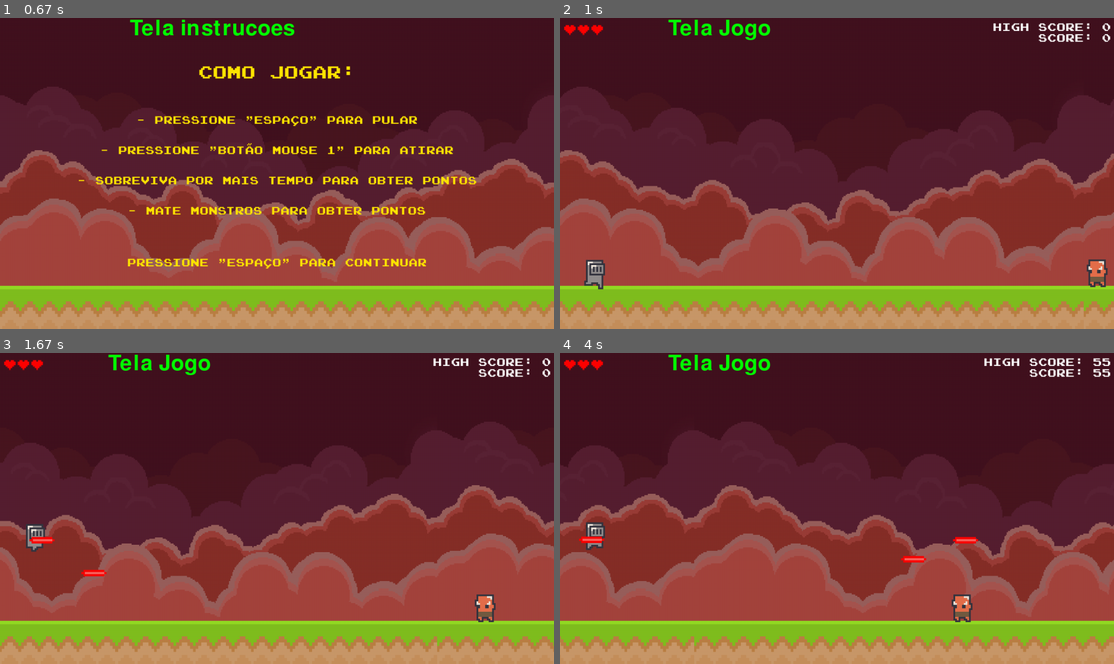
Above: before the commit, frames 1-4 (two rows, left to right).
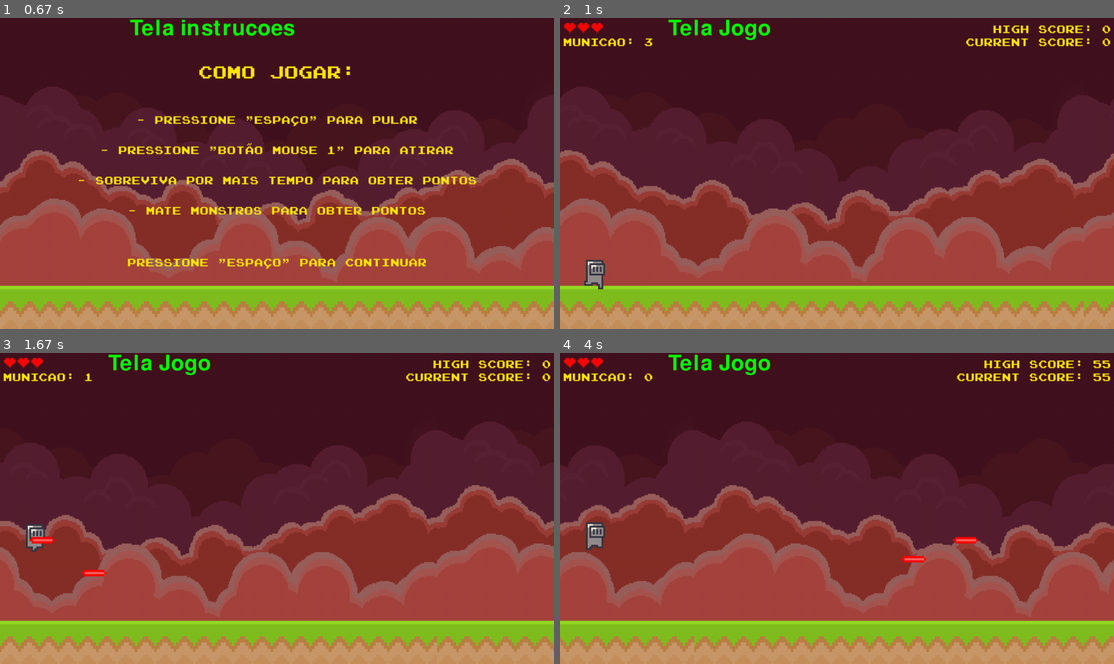
Above: after the commit, the same moments.

Repository: insper-classroom/devlife-23-1-projeto-pygame-henrique-e-guilherme
Game: pygame game, started from jogo/funcoes/jogo.py
Same seed, same stepped clock (60 frames per second), same inputs: the game is played once before the commit and once after it.
Inputs (mouse positions are in pixels of both pictures, inside the frame that each line leads up to):
- Up to frame 1 (0.67 s): tap Space at 0.33 s
- Up to frame 2 (1 s): tap Space at 0.73 s
- Up to frame 3 (1.67 s): tap Space at 1.03 s; click (105, 461) at 1.22 s; click (481, 617) at 1.55 s
- Up to frame 4 (4 s): click (848, 402) at 1.88 s; tap Space at 2.23, 3.07, 3.37 s; click (1008, 502) at 3.95 s

Frame 1 is identical in both runs. In frame 2, 1.5% of the frame differs, in the area x 0-100%, y 1-87%; in frame 3, 1.5%; in frame 4, 1.7%.

Commit message:
municoes limitadas adicionadas

Diff:
--- a/jogo/funcoes/classes.py
+++ b/jogo/funcoes/classes.py
@@ -158,7 +158,6 @@
         self.tiles_chao = 1280 // self.chao.get_width() + 1
 
         self.lista_de_inimigos = []
-        self.spawn_inimigo()
         self.tempo = 0
         self.pode = True
 
@@ -171,9 +170,12 @@
         self.texto_vidas = pygame.transform.scale_by(self.fonte2.render(chr(9829) * self.jogador.vidas, True, (255, 0, 0)), 1.5)
 
         self.pontuacao = 0
-        self.texto_pontuacao = self.fonte2.render('Score: ' + str(self.pontuacao), True, (255, 255, 255))
+        self.texto_pontuacao = self.fonte2.render('Current score: ' + str(self.pontuacao), True, (255, 230, 0))
         self.timer_pontuacao_comeco = 0
-        self.texto_highscore = self.fonte2.render('High score: ' + str(assets['highscore']), True, (255, 255, 255))
+        self.texto_highscore = self.fonte2.render('High score: ' + str(assets['highscore']), True, (255, 230, 0))
+
+        self.timer_recarga_municao_comeco = 0
+        self.texto_municao = self.fonte2.render('Municao: ' + str(self.jogador.municoes), True, (255, 230, 0))
 
 
     def desenha(self):
@@ -194,13 +196,13 @@
         self.tela.blit(self.texto, (250, 0))
 
         #Vidas
-        self.tela.blit(self.texto_vidas, (7, 5))
+        self.tela.blit(self.texto_vidas, (7, 0))
 
         #Score
-        self.tela.blit(self.texto_pontuacao, (1273 - self.texto_pontuacao.get_width(), 30))
+        self.tela.blit(self.texto_pontuacao, (1273 - self.texto_pontuacao.get_width(), 40))
 
         #High score
-        self.tela.blit(self.texto_highscore, (1273 - self.texto_highscore.get_width(), 5))
+        self.tela.blit(self.texto_highscore, (1273 - self.texto_highscore.get_width(), 10))
 
         for inimigo in self.lista_de_inimigos:
             inimigo.update()
@@ -215,6 +217,8 @@
         self.tiros.draw(self.tela)
 
         self.Clock.tick(60) #https://www.pygame.org/docs/ref/time.html#pygame.time.Clock.tick
+
+        self.tela.blit(self.texto_municao, (7, 40))
 
         pygame.display.update()
 
@@ -236,8 +240,11 @@
                 pygame.quit()
                 return False
             if event.type == pygame.MOUSEBUTTONDOWN:
-                self.tiros.add(Tiro(self.jogador.rect.centery))
-                Tiro(self.jogador.rect.centery).som.play()
+                if self.jogador.municoes > 0:
+                    self.tiros.add(Tiro(self.jogador.rect.centery))
+                    Tiro(self.jogador.rect.centery).som.play()
+                    self.jogador.municoes -= 1
+                    self.texto_municao = self.fonte2.render('Municao: ' + str(self.jogador.municoes), True, (255, 230, 0))
             self.jogador.pulo_jogador(event)
 
         relogio = pygame.time.get_ticks() // 1000
@@ -253,7 +260,7 @@
                 self.lista_de_inimigos.remove(inimigo)
                 Jogador().pontuou_som.play()
                 self.pontuacao += 50
-                self.texto_pontuacao = self.fonte2.render('Score: ' + str(self.pontuacao), True, (255, 255, 255))
+                self.texto_pontuacao = self.fonte2.render('Current score: ' + str(self.pontuacao), True, (255, 230, 0))
 
         #Spawna inimigos a cada 2 segundos
         if relogio % 2 == 0 and self.pode and relogio != 0:
@@ -267,15 +274,22 @@
 
         if self.jogador.vidas <=0:
             self.tem_que_trocar = True
+            assets['pontuacao'] = self.pontuacao
 
         self.timer_pontuacao_fim = pygame.time.get_ticks() // 1000
         if self.timer_pontuacao_fim - self.timer_pontuacao_comeco >= 3:
             self.pontuacao += 5
-            self.texto_pontuacao = self.fonte2.render('Score: ' + str(self.pontuacao), True, (255, 255, 255))
+            self.texto_pontuacao = self.fonte2.render('Current score: ' + str(self.pontuacao), True, (255, 230, 0))
             self.timer_pontuacao_comeco = self.timer_pontuacao_fim
         if self.pontuacao > assets['highscore']:
             assets['highscore'] = self.pontuacao
-            self.texto_highscore = self.fonte2.render('High score: ' + str(assets['highscore']), True, (255, 255, 255))
+            self.texto_highscore = self.fonte2.render('High score: ' + str(assets['highscore']), True, (255, 230, 0))
+
+        self.timer_recarga_municao_fim = pygame.time.get_ticks() // 1000
+        if self.timer_recarga_municao_fim - self.timer_recarga_municao_comeco >= 7 and self.jogador.municoes < 3:
+            self.jogador.municoes += 1
+            self.timer_recarga_municao_comeco = self.timer_recarga_municao_fim
+            self.texto_municao = self.fonte2.render('Municao: ' + str(self.jogador.municoes), True, (255, 230, 0))
 
         return True
 
@@ -321,6 +335,8 @@
 
         self.vidas = 3
 
+        self.municoes = 3
+
         #Coordenadas
         self.rect.centerx = 80
         self.rect.centery = 600
@@ -432,6 +448,12 @@
         self.texto3 = self.fonte2.render('Pressione "ESPAÇO" para reiniciar ou "ESC" PARA SAIR', True, (250, 250, 250))
         self.texto3_pos_x = 640 - self.texto3.get_rect()[2] / 2
 
+        self.texto4 = self.fonte2.render('High score: ' + str(assets['highscore']), True, (250, 250, 250))
+        self.texto4_pos_x = 640 - self.texto4.get_rect()[2] / 2
+
+        self.texto5 = self.fonte2.render('Sua pontuação: ' + str(assets['pontuacao']), True, (250, 250, 250))
+        self.texto5_pos_x = 640 - self.texto5.get_rect()[2] / 2
+
         self.fundo = assets['fundo']
         self.chao = assets['ground']
 
@@ -444,8 +466,11 @@
 
         self.tela.blit(self.texto, (300, 0))
 
-        self.tela.blit(self.texto2, (self.texto2_pos_x, 300))
-        self.tela.blit(self.texto3, (self.texto3_pos_x, 400))
+        self.tela.blit(self.texto2, (self.texto2_pos_x, 250))
+        self.tela.blit(self.texto4, (self.texto4_pos_x, 350))
+        self.tela.blit(self.texto5, (self.texto5_pos_x, 400))
+        self.tela.blit(self.texto3, (self.texto3_pos_x, 470))
+
 
         pygame.display.update()
 
--- a/jogo/funcoes/funcoes_do_jogo.py
+++ b/jogo/funcoes/funcoes_do_jogo.py
@@ -23,6 +23,7 @@
         'ground': pygame.transform.scale((pygame.image.load('jogo/assets/ground_provisorio.png').convert_alpha()), (1280, 300)),
 
         'highscore': 0,
+        'pontuacao': 0,
     }
     return assets
 
